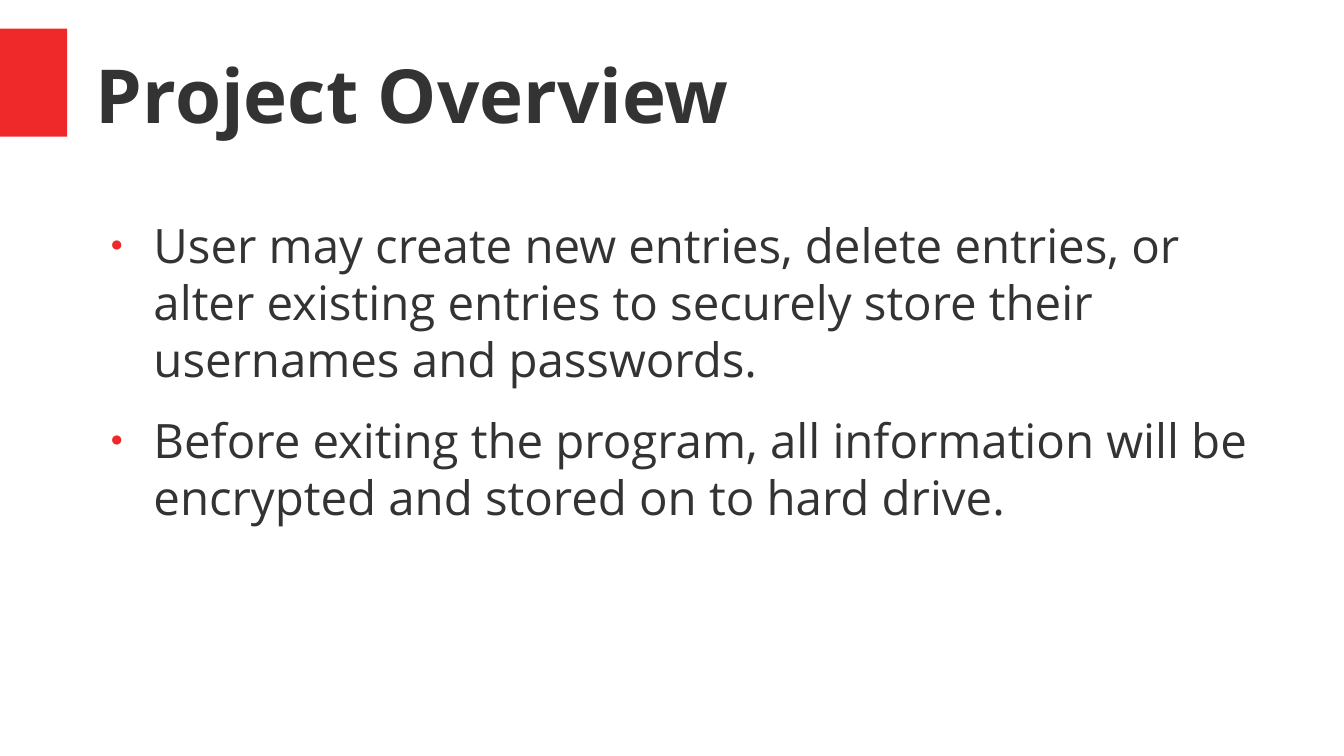
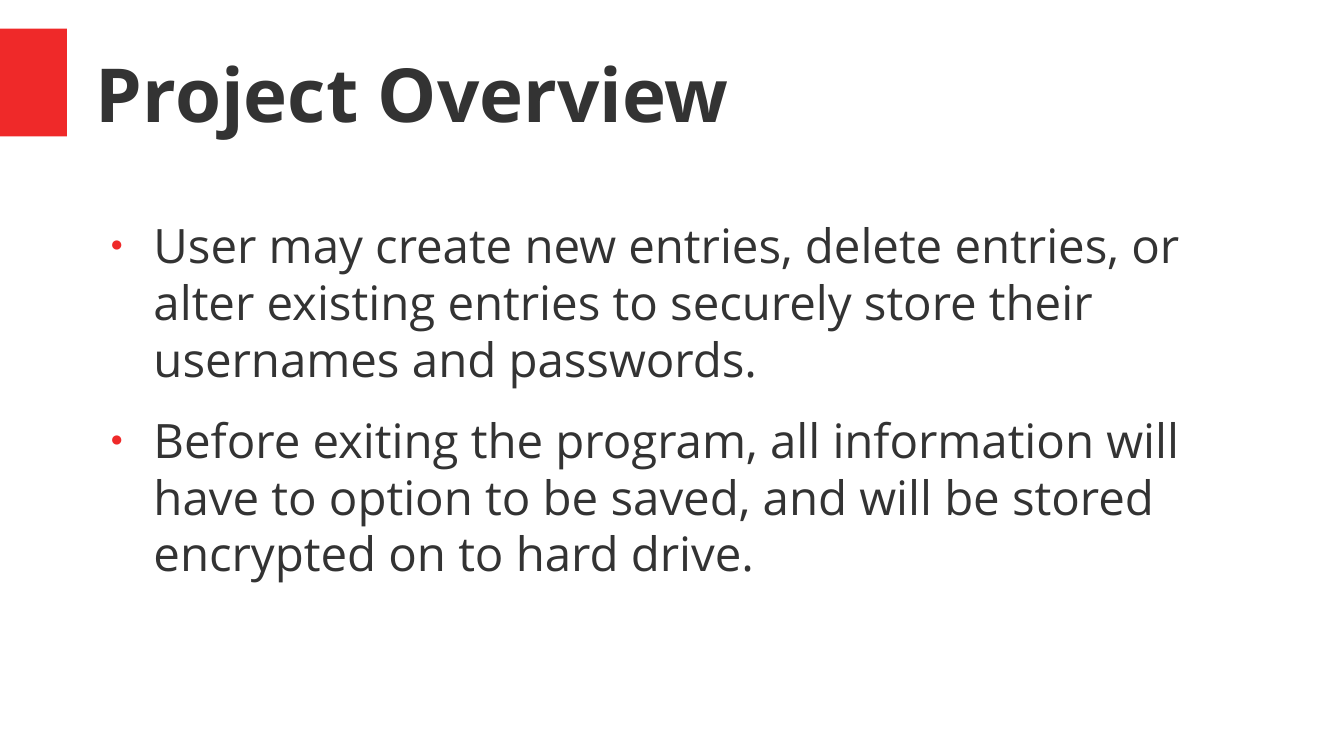
Before and after one commit to C5T2B7U/Project1, a slide deck: slide 5 of Cybersecurity_presentation.pptx. Drawn at 1344x756 pixels with LibreOffice and Linux fonts; fonts in the diff are those of the drawing. Boxes give left, top, right and bottom in pixels: in the first picture for what was removed or moved away, otherwise in the second. Text is boxed around its words. In the diff, an @@ line names an element or a change of style, - is before the commit and + after.

```diff
--- a/Cybersecurity_presentation.pptx
+++ b/Cybersecurity_presentation.pptx
@@ text at (x1=153, y1=421, x2=1179, y2=583): text changed @@
-● Before exiting the program, all information will be encrypted and stored on to hard drive.
+● Before exiting the program, all information will have to option to be saved, and will be stored encrypted on to hard drive.
```
Also in this commit, not shown: 3 other slides changed.
